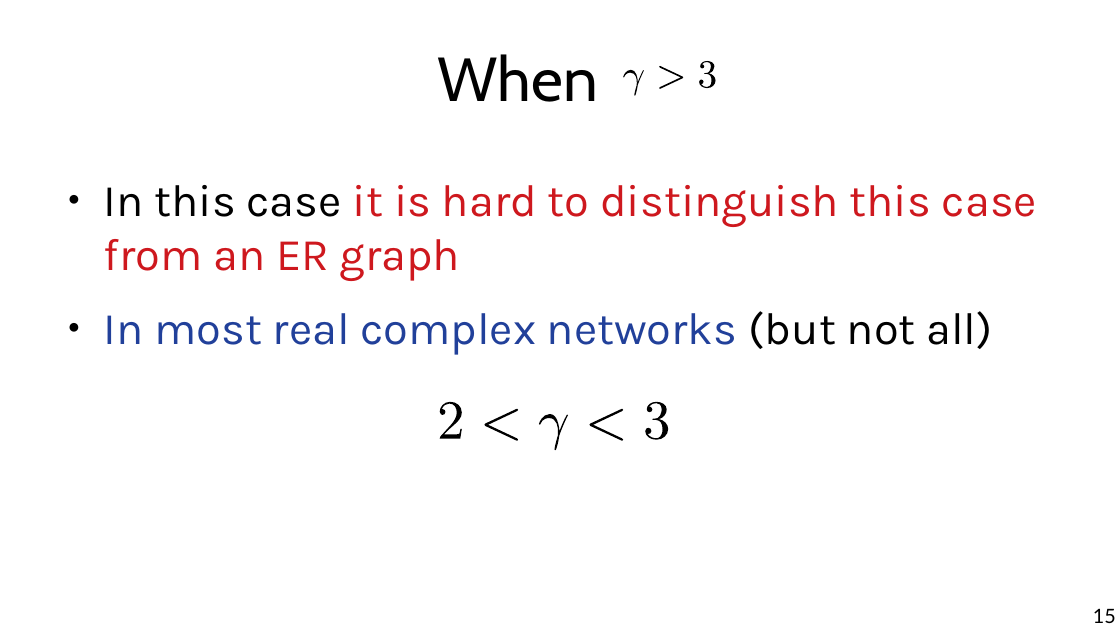
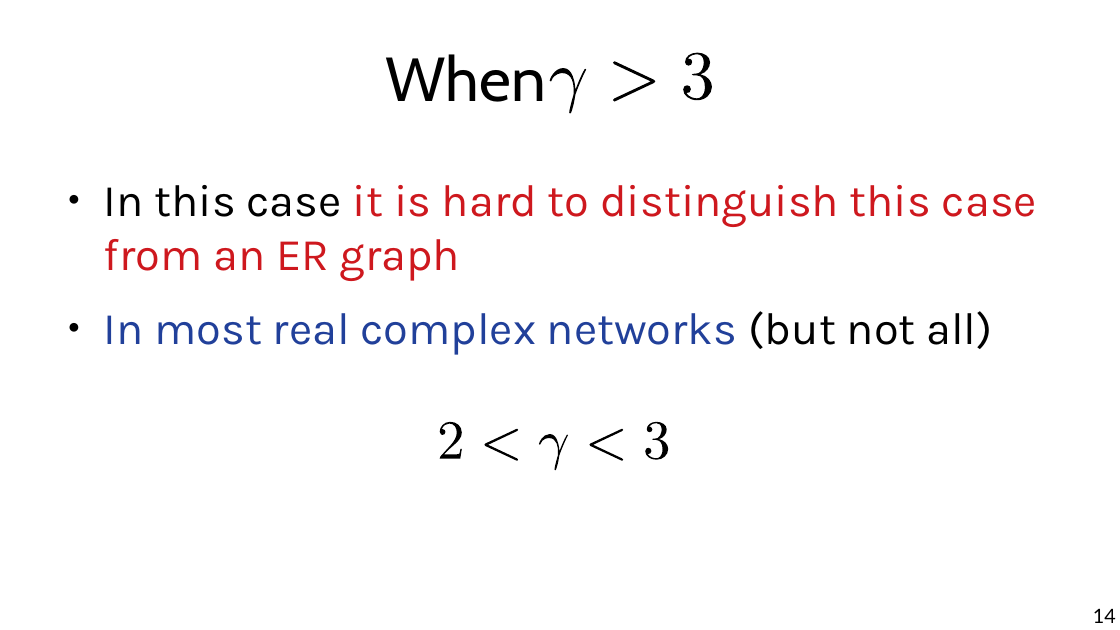
Before and after one commit to chatox/networks-science-course, a slide deck: slide 14 of theory/odp/tt14-distances_scale_free_nets.odp (slide 15 before the commit). Drawn at 1120x630 pixels with LibreOffice and Linux fonts; fonts in the diff are those of the drawing. Boxes give left, top, right and bottom in pixels: in the first picture for what was removed or moved away, otherwise in the second. Text is boxed around its words. In the diff, an @@ line names an element or a change of style, - is before the commit and + after.

```diff
--- a/theory/odp/tt14-distances_scale_free_nets.odp
+++ b/theory/odp/tt14-distances_scale_free_nets.odp
@@ title "When": place and size @@
-title "When" at (438,54,598,102)
+title "When" at (386,54,546,102)
@@ freeform shape added at (549,54,715,112), fill #FFFFFF @@
@@ freeform shape: place and size @@
-freeform shape at (699,61,715,88)
+freeform shape at (683,53,711,101)
@@ freeform shape: place and size @@
-freeform shape at (660,66,684,89)
+freeform shape at (550,68,586,114)
@@ freeform shape: place and size @@
-freeform shape at (623,70,643,97)
+freeform shape at (613,61,656,102)
@@ freeform shape removed at (437,403,671,450) @@
@@ 5 freeform shapes: place and size @@
-5 freeform shapes at (440,401,669,450)
+5 freeform shapes at (440,422,669,471)
@@ page number at (1093,608,1116,623): text changed @@
-15
+14
```
Also in this commit, not shown: 5 other slides changed, 1 other file.
